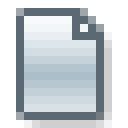
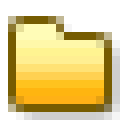
Layered file, before and after one edit (w=128, h=128). Changes by layer:
added group "folder_close" (1st of 2) with 2 layers above "folder_open" over [8, 16, 120, 120]
added layer "folder_close" (2nd of 2, in "folder_close") in group "folder_close" over [8, 16, 112, 112]
added layer "shadow" (2nd of 3, in "folder_close") (multiply) in group "folder_close" over [16, 24, 120, 120]
hid group "list" (1st of 2) (1 layers) over [24, 16, 96, 112]
